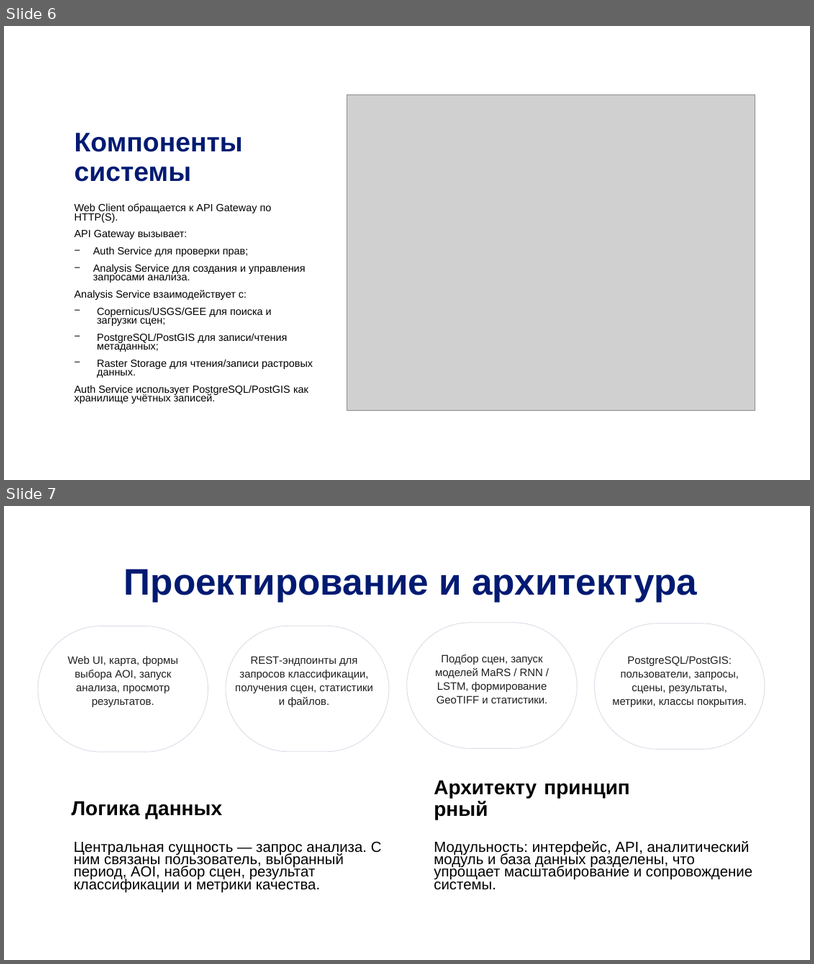
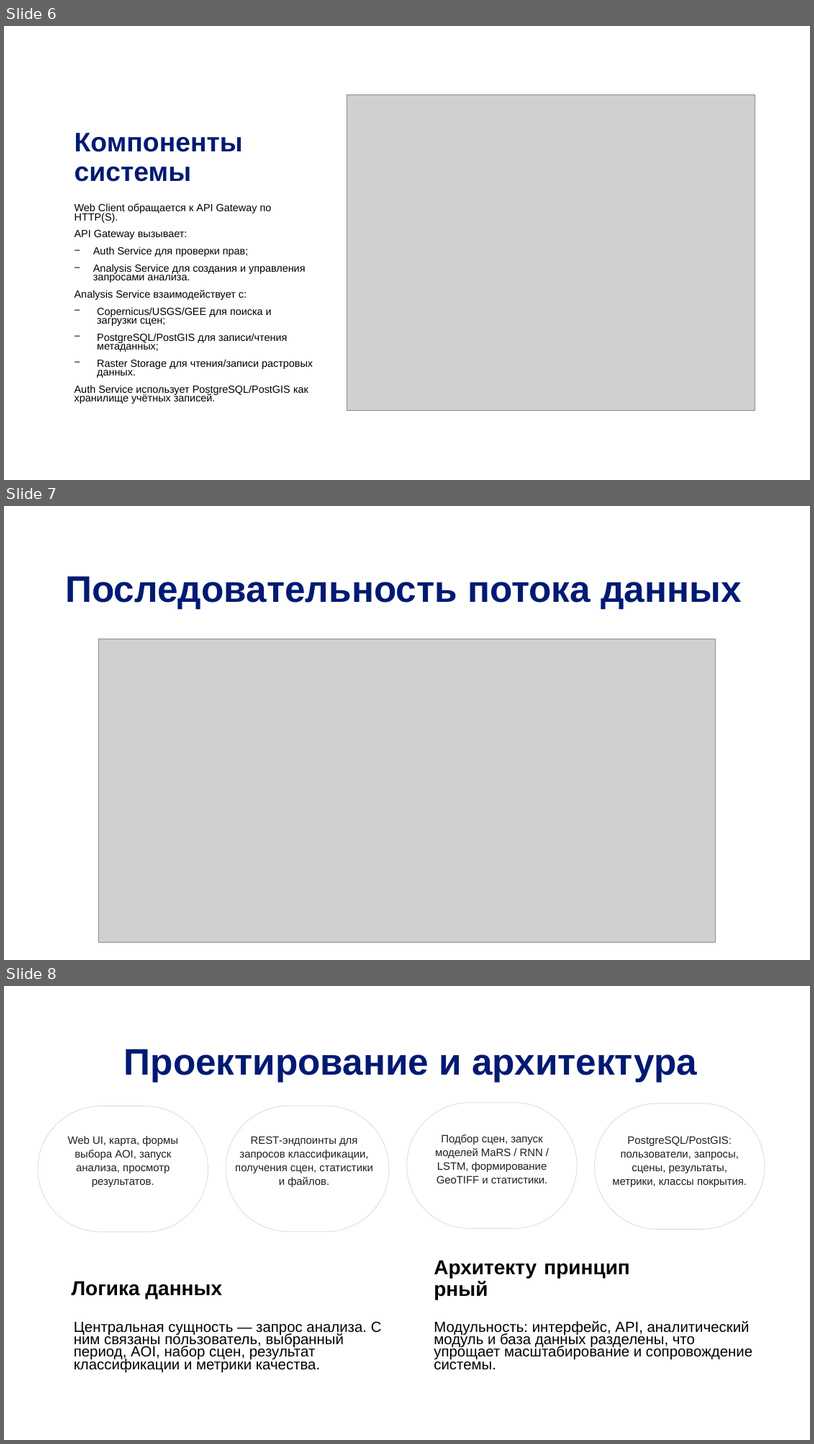
Before and after one commit to DinRazar/ispm, a slide deck: Работа_10_Этоговая преза УПИС.pptx. Shown one above the other, each under a label of ours: slides 6 and 7 before the commit, slides 6, 7 and 8 after it. The pictures are 814x964 and 814x1444 pixels, drawn with LibreOffice and Linux fonts; fonts in the diff are those of the drawing; grey boxes stand for pictures; background and template pictures are left out. Boxes give left, top, right and bottom in pixels: in the first picture for what was removed or moved away, otherwise in the second. Text is boxed around its words. In the diff, an @@ line names an element or a change of style, - is before the commit and + after.

```diff
--- a/Работа_10_Этоговая преза УПИС.pptx
+++ b/Работа_10_Этоговая преза УПИС.pptx
@@ slide 7 added at <box>4,506,810,960</box>, background picture (left out) @@
@@ title added at <box>65,576,741,609</box>, 44 pt, text #001A72, bold @@
+Последовательность потока данных
@@ picture added at <box>99,639,715,942</box> @@
@@ what was slide 7 is now slide 8 @@
```
Also in this commit, not shown: 1 slide changed, 1 other slide added.
